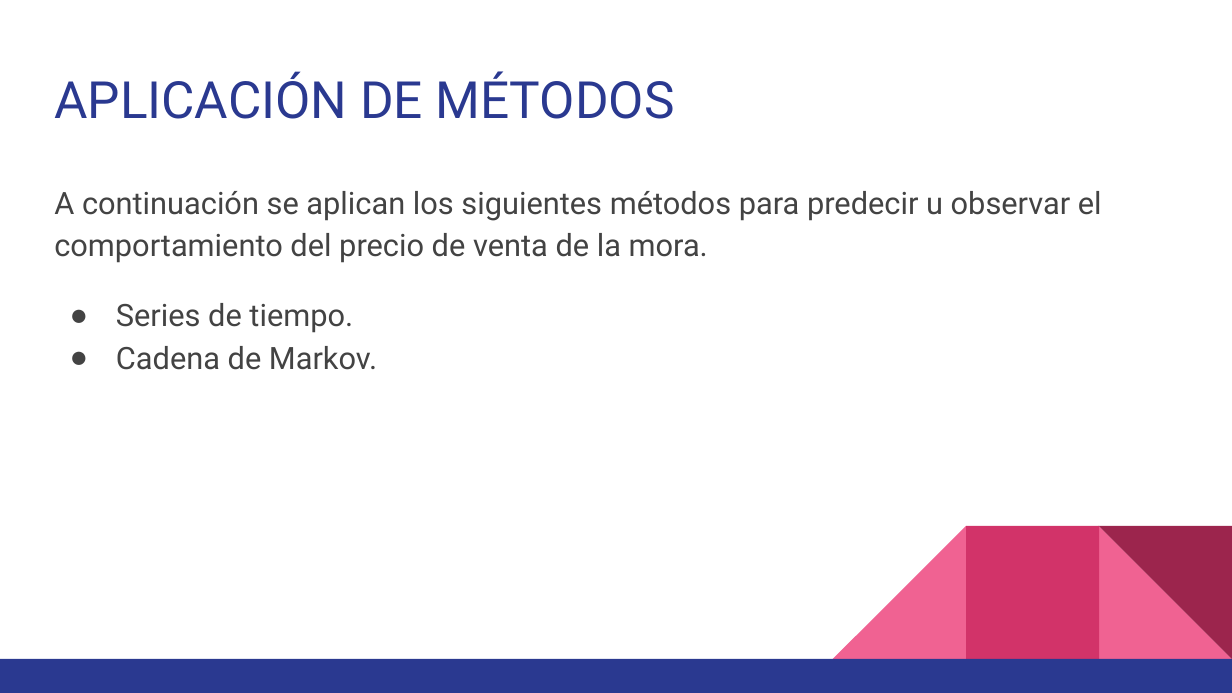
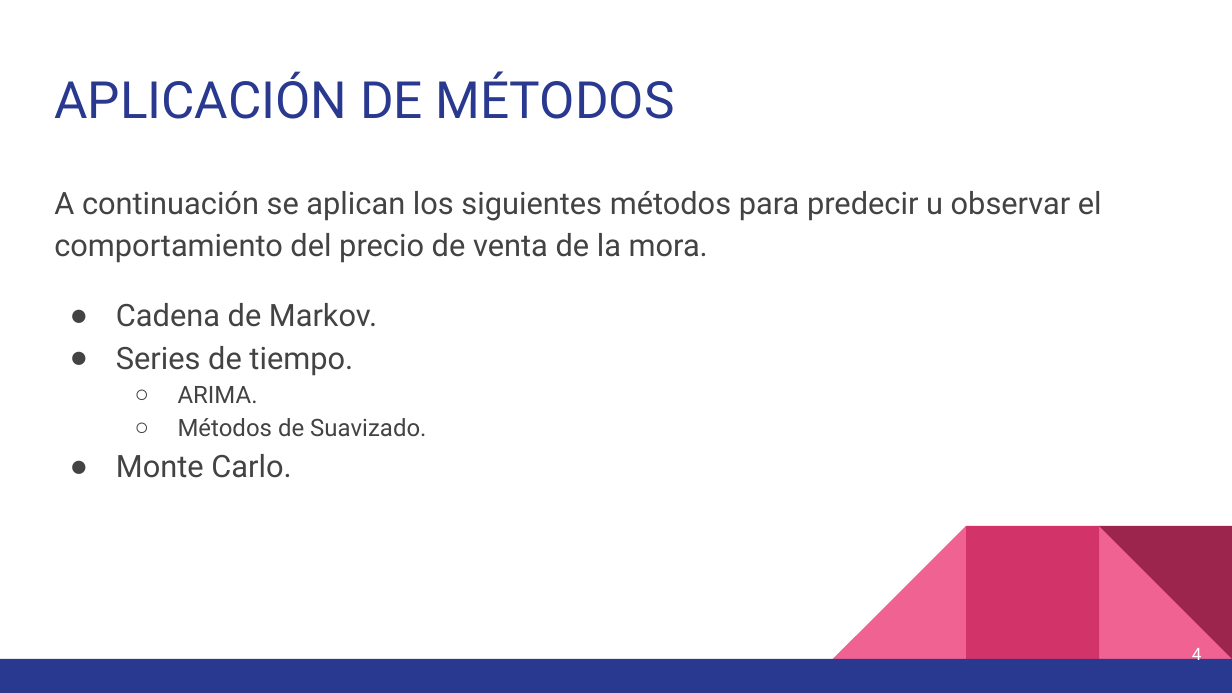
Before and after one commit to OscarAnCorzo/SimulacionMercadoAgricola, a slide deck: slide 4 of ProyFinalSimulation.pptx. Drawn at 1232x693 pixels with LibreOffice and Linux fonts; fonts in the diff are those of the drawing. Boxes give left, top, right and bottom in pixels: in the first picture for what was removed or moved away, otherwise in the second. Text is boxed around its words. In the diff, an @@ line names an element or a change of style, - is before the commit and + after.

Commit message:
agregacion de monte carlo

```diff
--- a/ProyFinalSimulation.pptx
+++ b/ProyFinalSimulation.pptx
@@ text at <box>116,303,377,327</box>: paragraph added @@
+● Cadena de Markov.
@@ text at <box>116,346,353,376</box>: less space between paragraphs @@
@@ text at <box>116,386,426,478</box>: text changed; size 18 to 14 pt @@
-● Cadena de Markov.
+  ○ ARIMA.
+  ○ Métodos de Suavizado.
+● Monte Carlo.
@@ page number added at <box>1192,648,1202,665</box>, 10 pt, text #FFFFFF @@
+4
```
Also in this commit, not shown: 15 other slides changed, 2 slides added, 2 other files.
